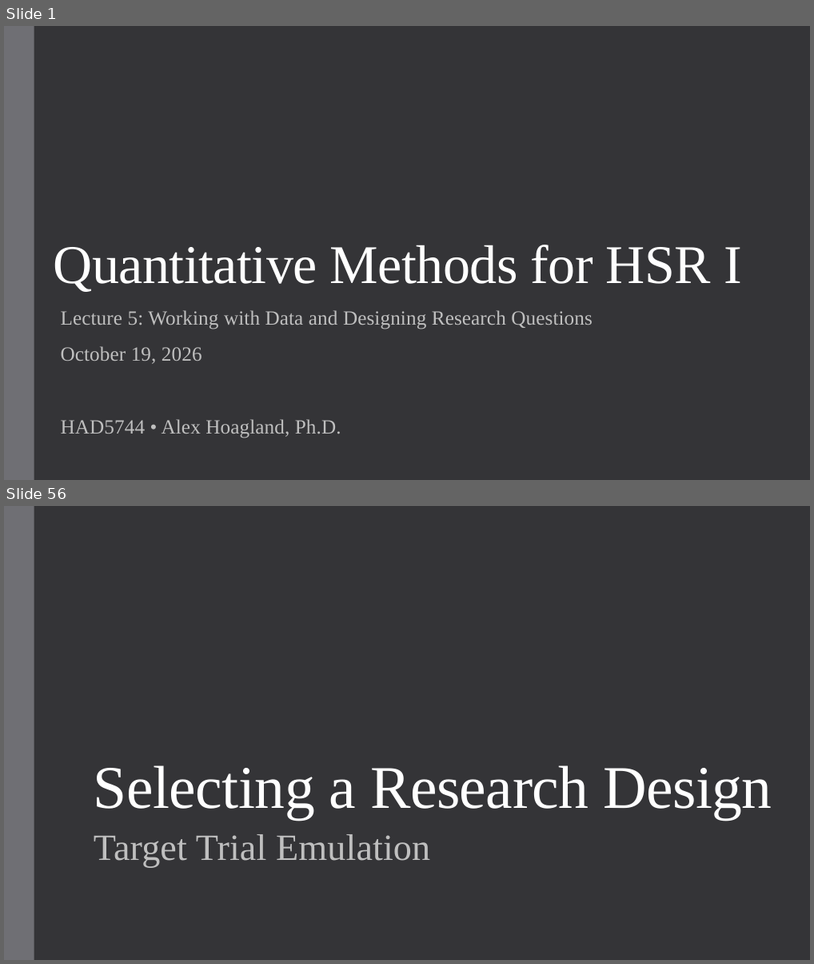
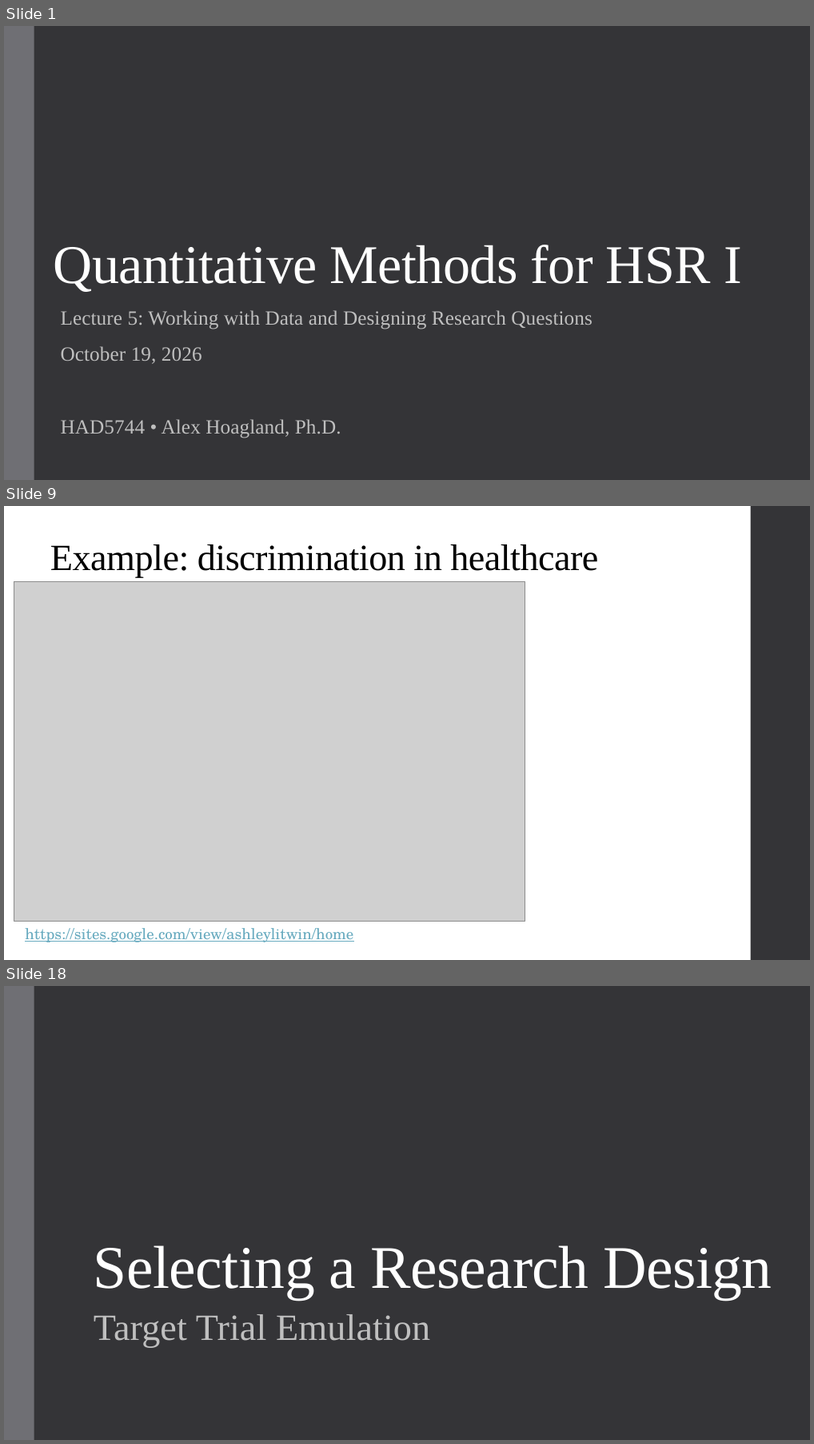
Before and after one commit to alex-hoagland/HAD5744, a slide deck: Lecture05_DataCleaning/Lecture5_DataCleaning-ResearchDesign.pptx. Shown one above the other, each under a label of ours: slides 1 and 56 before the commit, slides 1, 9 and 18 after it; the slides between them are not shown. The pictures are 814x964 and 814x1444 pixels, drawn with LibreOffice and Linux fonts; fonts in the diff are those of the drawing; grey boxes stand for pictures. Boxes give left, top, right and bottom in pixels: in the first picture for what was removed or moved away, otherwise in the second. Text is boxed around its words. In the diff, an @@ line names an element or a change of style, - is before the commit and + after.

```diff
--- a/Lecture05_DataCleaning/Lecture5_DataCleaning-ResearchDesign.pptx
+++ b/Lecture05_DataCleaning/Lecture5_DataCleaning-ResearchDesign.pptx
@@ slide 9 added at [4, 506, 810, 960], background #FFFFFF @@
@@ rectangle added at [751, 506, 810, 960], fill #353537 @@
@@ title added at [50, 544, 598, 578], 44 pt, text #000000 @@
+Example: discrimination in healthcare
@@ picture added at [14, 582, 526, 921] @@
@@ text added at [25, 928, 354, 942], 18 pt, text #67AABF, underline @@
+https://sites.google.com/view/ashleylitwin/home
@@ what was slide 56 is now slide 18 @@
```
Also in this commit, not shown: 4 slides changed, 15 other slides added.
